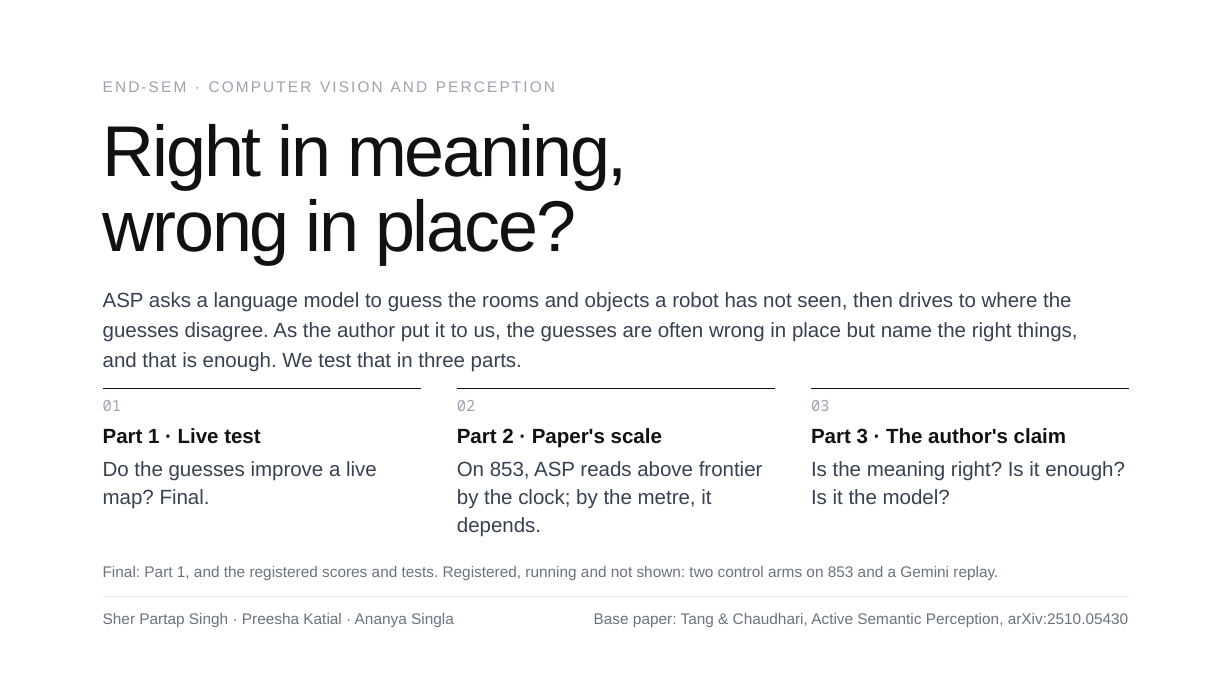
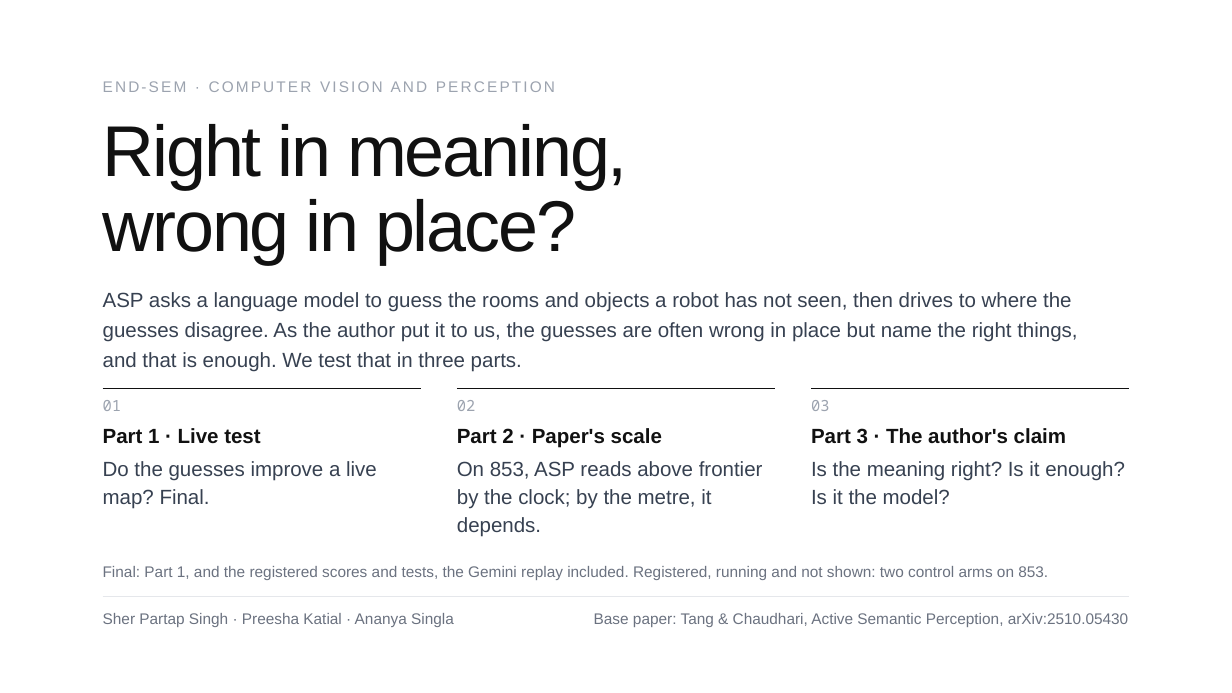
Before and after one commit to Sher110106/validity-aware-active-semantic-exploration, a slide deck: slide 1 of docs/endsem_2026-11/ASP_Endsem.pptx. Drawn at 1232x693 pixels with LibreOffice and Linux fonts; fonts in the diff are those of the drawing. Boxes give left, top, right and bottom in pixels: in the first picture for what was removed or moved away, otherwise in the second. Text is boxed around its words. In the diff, an @@ line names an element or a change of style, - is before the commit and + after.

```diff
--- a/docs/endsem_2026-11/ASP_Endsem.pptx
+++ b/docs/endsem_2026-11/ASP_Endsem.pptx
@@ text at (103,566,1048,580): text changed @@
-Final: Part 1, and the registered scores and tests. Registered, running and not shown: two control arms on 853 and a Gemini replay.
+Final: Part 1, and the registered scores and tests, the Gemini replay included. Registered, running and not shown: two control arms on 853.
```
Also in this commit, not shown: 25 other slides changed, 2 slides added, 1 slide removed, 8 other files.
